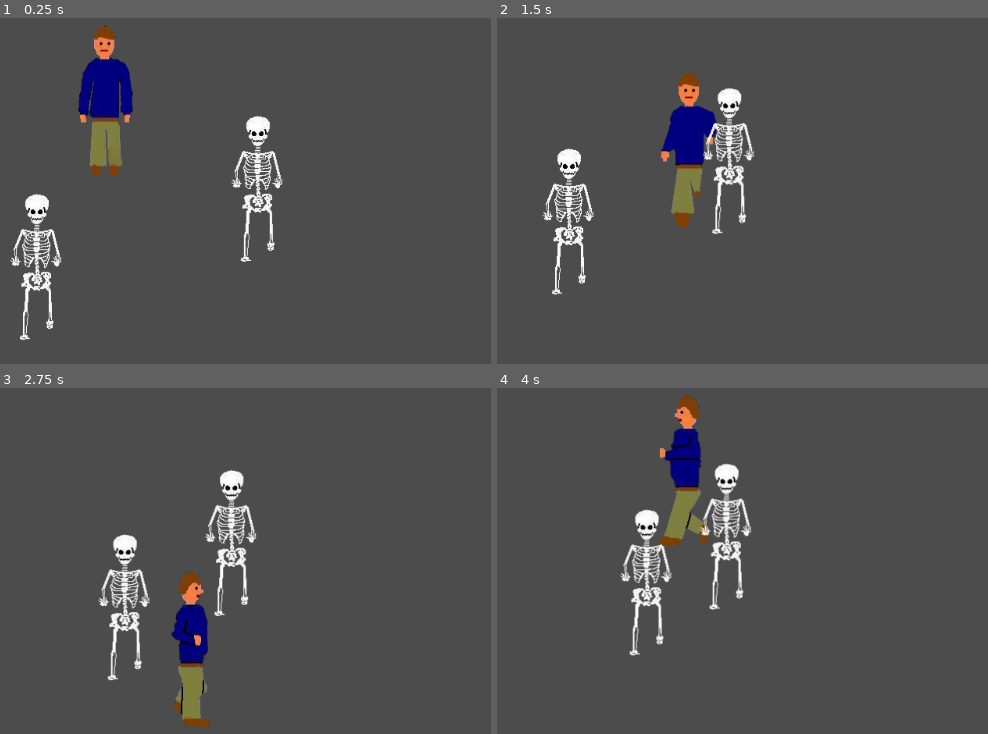
Above: before the commit, frames 1-4 (two rows, left to right).
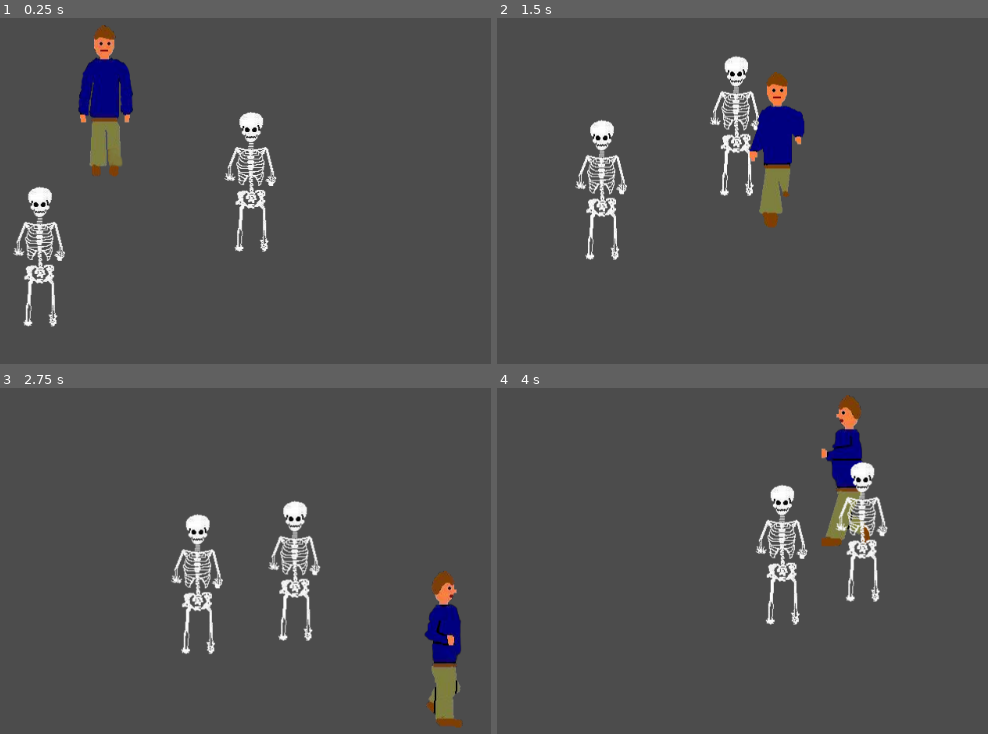
Above: after the commit, the same moments.

Repository: JohnyBuk/TotalMaster
Game: Godot game, scene res://scenes/TestLevel.tscn
The game is run twice, just before and just after one commit, with the same random seed, the same clock (stepped at 60 frames per second) and the same inputs.
Inputs:
- Up to frame 1 (0.25 s): no input
- Up to frame 2 (1.5 s): hold Right (ui_right) 0.53-1.28 s; hold Down (ui_down) from 1.28 s (still down)
- Up to frame 3 (2.75 s): release Down (ui_down) at 2.03 s; hold Right (ui_right) from 2.03 s (still down)
- Up to frame 4 (4 s): release Right (ui_right) at 2.78 s; hold Up (ui_up) 2.78-3.53 s; hold Left (ui_left) from 3.53 s (still down)

The runs differ from the first frame. In frame 1, 3.9% of the frame differs, in the area x 2-58%, y 27-94%; in frame 2, 10%; in frame 3, 10%; in frame 4, 10%, in the area x 25-80%, y 1-78%.

Commit message:
separated coliders for head and body

Diff:
--- a/scenes/Player.tscn
+++ b/scenes/Player.tscn
@@ -25,9 +25,19 @@
 "name": "walk_left",
 "speed": 5.0
 }, {
+"frames": [ ExtResource( 4 ), ExtResource( 2 ), ExtResource( 3 ), ExtResource( 1 ), ExtResource( 3 ), ExtResource( 2 ) ],
+"loop": true,
+"name": "walk_down",
+"speed": 5.0
+}, {
 "frames": [ ExtResource( 19 ) ],
 "loop": true,
 "name": "idle_left",
+"speed": 5.0
+}, {
+"frames": [ ExtResource( 14 ), ExtResource( 15 ), ExtResource( 16 ), ExtResource( 13 ), ExtResource( 16 ), ExtResource( 15 ) ],
+"loop": true,
+"name": "walk_up",
 "speed": 5.0
 }, {
 "frames": [ ExtResource( 18 ) ],
@@ -39,34 +49,36 @@
 "loop": true,
 "name": "idle_down",
 "speed": 5.0
-}, {
-"frames": [ ExtResource( 4 ), ExtResource( 2 ), ExtResource( 3 ), ExtResource( 1 ), ExtResource( 3 ), ExtResource( 2 ) ],
-"loop": true,
-"name": "walk_down",
-"speed": 5.0
-}, {
-"frames": [ ExtResource( 14 ), ExtResource( 15 ), ExtResource( 16 ), ExtResource( 13 ), ExtResource( 16 ), ExtResource( 15 ) ],
-"loop": true,
-"name": "walk_up",
-"speed": 5.0
 } ]
 
 [sub_resource type="CapsuleShape2D" id=2]
-radius = 27.9798
-height = 131.301
+radius = 14.0441
+height = 12.7624
 
-[node name="Player" type="KinematicBody2D"]
+[sub_resource type="CapsuleShape2D" id=3]
+radius = 21.694
+height = 96.3463
+
+[node name="Player" type="Node2D"]
 script = ExtResource( 5 )
-__meta__ = {
-"_edit_group_": true
-}
 speed = 300
 
 [node name="AnimatedSprite" type="AnimatedSprite" parent="."]
 frames = SubResource( 1 )
 animation = "walk_down"
-frame = 1
+frame = 4
 playing = true
 
-[node name="CollisionShape2D" type="CollisionShape2D" parent="."]
+[node name="Head" type="KinematicBody2D" parent="."]
+collision_layer = 2
+collision_mask = 2
+
+[node name="CollisionShape2D" type="CollisionShape2D" parent="Head"]
+position = Vector2( -1.162, -77.7194 )
 shape = SubResource( 2 )
+
+[node name="Body" type="KinematicBody2D" parent="."]
+
+[node name="CollisionShape2D" type="CollisionShape2D" parent="Body"]
+position = Vector2( -0.624222, 14.5233 )
+shape = SubResource( 3 )
--- a/scenes/Skeleton.tscn
+++ b/scenes/Skeleton.tscn
@@ -14,21 +14,33 @@
 "speed": 5.0
 } ]
 
-[sub_resource type="CapsuleShape2D" id=2]
-radius = 23.104
-height = 153.839
+[sub_resource type="CapsuleShape2D" id=3]
+radius = 14.6031
+height = 10.0696
 
-[node name="Skeleton" type="KinematicBody2D"]
+[sub_resource type="CapsuleShape2D" id=4]
+radius = 17.8781
+height = 108.015
+
+[node name="Skeleton" type="Node2D"]
 script = ExtResource( 5 )
-speed = 1
 
 [node name="AnimatedSprite" type="AnimatedSprite" parent="."]
 frames = SubResource( 1 )
-frame = 4
+frame = 1
 playing = true
 
-[node name="CollisionShape2D" type="CollisionShape2D" parent="."]
-shape = SubResource( 2 )
-__meta__ = {
-"_edit_group_": true
-}
+[node name="Head" type="KinematicBody2D" parent="."]
+collision_layer = 2
+collision_mask = 2
+
+[node name="CollisionShape2D" type="CollisionShape2D" parent="Head"]
+position = Vector2( 0, -77.2984 )
+shape = SubResource( 3 )
+
+[node name="Body" type="KinematicBody2D" parent="."]
+collision_mask = 0
+
+[node name="CollisionShape2D" type="CollisionShape2D" parent="Body"]
+position = Vector2( -0.707108, 17.3241 )
+shape = SubResource( 4 )
--- a/scripts/Player.gd
+++ b/scripts/Player.gd
@@ -1,4 +1,4 @@
-extends KinematicBody2D
+extends Node2D
 
 export var speed = 400
 var last_velocity = Vector2(0, 1)
@@ -51,10 +51,16 @@
 	if Input.is_action_pressed('ui_up'):
 		velocity.y -= 1
 
-	return velocity.normalized() * speed
+	return velocity.normalized()
+
+
+func move(velocity: Vector2):
+	var collision = $Head.move_and_collide(velocity)
+	$AnimatedSprite.position = $Head.position
+	$Body.position = $Head.position
 
 
 func _physics_process(delta):
 	var velocity = get_input()
 	animates_player(velocity)
-	move_and_collide(velocity * delta)
+	move(velocity * delta * speed)
--- a/scripts/Skeleton.gd
+++ b/scripts/Skeleton.gd
@@ -1,9 +1,15 @@
-extends KinematicBody2D
+extends Node2D
 
-export var speed = 5
+var speed = 100
+
+func move(velocity: Vector2):
+	var collision = $Head.move_and_collide(velocity)
+	$AnimatedSprite.position = $Head.position
+	$Body.position = $Head.position
+	print(speed)
 
 func _physics_process(delta):
-	var player_direction = get_node("../Player").position - position
+	var player_direction = get_node("../Player/Body").global_position -  $Head.global_position
 	var velocity = player_direction.normalized()
-	move_and_collide(velocity * speed)
 	z_index = -player_direction.y
+	move(velocity * delta * speed)
Not shown: 1 places in scenes/Player.tscn that only renumber resources
Not shown: 1 places in scenes/Skeleton.tscn that only renumber resources
